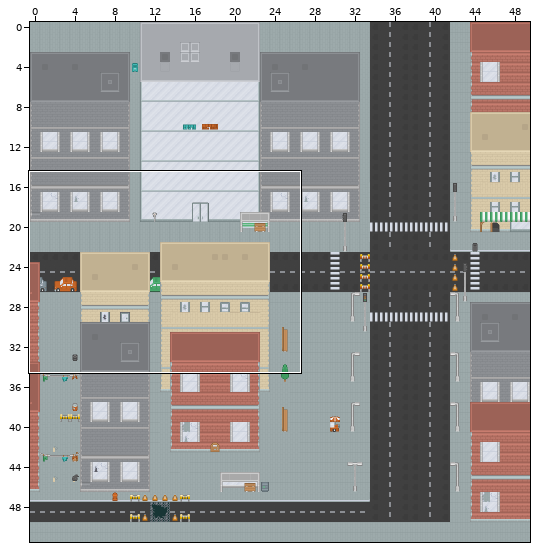
Tiled map: maps/level-1.tmx. Above: a wide view before the commit, with the close-up outlined.
Close-up. As it was:
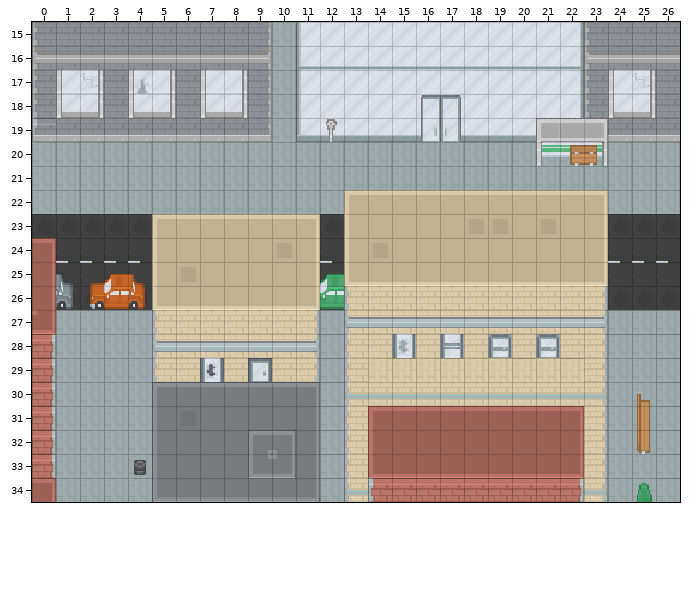
Cells are 16x16 px. Shown: x 0..26, y 15..34. The commit also changed other parts of the map, which this record leaves out.
The same view after the edit:
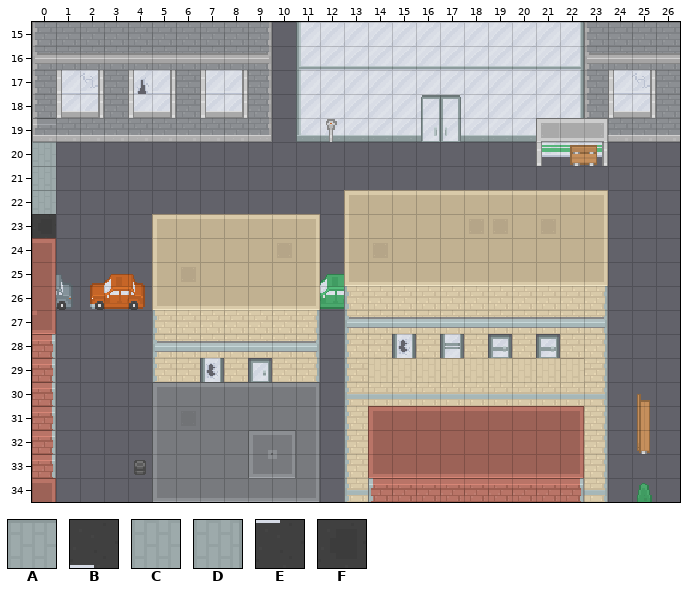
Key: from "roguelikeCity_magenta": A 704, B 713, C 741, D 742, E 750, F 898.
_ is an empty cell, . an unchanged one.
The exact change:
--- layer "Floor" (now hidden)
@@ x 1..26 @@
-15 .........D................
-16 .........D................
-17 ...D.....D................
-18 .........D................
-19 .........D................
-20 DDDDDDDDDDDDDDDDDDDDDDDDDD
-21 DDDDDDDDDDDDDDDDDDDDDDDDDD
-22 DDDDDDDDDDDD...........DDD
-23 FFFF.......F...........FFF
-24 BBBB.......B...........BBB
-25 EEEE.......E...........EEE
-26 FFFF.......F...........FFF
-27 AAAA.......A...........AAA
-28 CCCC.......A..A.A.A.A..AAA
-29 CCCC.......A...........CCA
-30 CCCC.......A...........CCA
-31 CCCC.......A...........CCA
-32 CCCC.......A...........CCA
-33 CCCC.......A...........CCA
-34 CCCC.......A...........CCA
+15 ........._................
+16 ........._................
+17 ..._....._................
+18 ........._................
+19 ........._................
+20 __________________________
+21 __________________________
+22 ____________...........___
+23 ____......._...........___
+24 ____......._...........___
+25 ____......._...........___
+26 ____......._...........___
+27 ____......._...........___
+28 ____......._.._._._._..___
+29 ____......._...........___
+30 ____......._...........___
+31 ____......._...........___
+32 ____......._...........___
+33 ____......._...........___
+34 ____......._...........___
Changed places in both close-ups, as pixel boxes (x1, y1, x2, y2):
removed: (56, 22, 680, 502)
